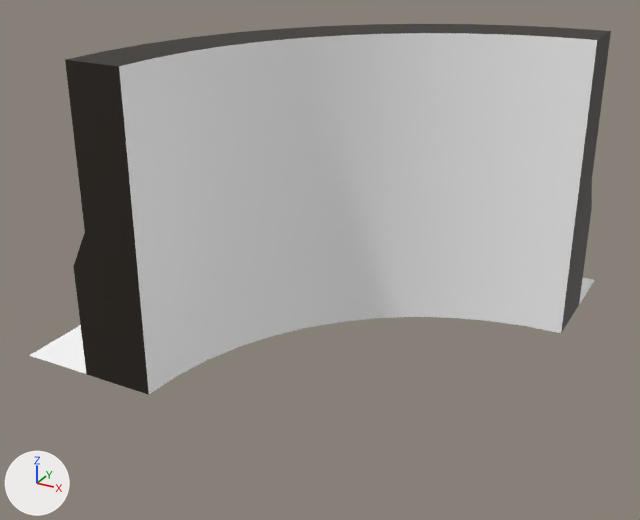
An edit to the FBX model Assets/Art/Environment/Containing/Models/Env_Ctn_Wall_Curved_Large_CW.fbx, drawn before and after from the same camera.
Rendered twice from a 50 mm lens placed at (3.16, -3.57, 2.93), pointed at (0.5, 1.26, 0.52). Every picture has the same lights, and +X, +Y and +Z are marked at lower left. Where no turn or scale is listed for an object, it has been applied to the vertices.

The first picture shows 'Floor_Curved_Large', 'Wall_Curved_Large', 'Wall_Curved_Large_Top'.
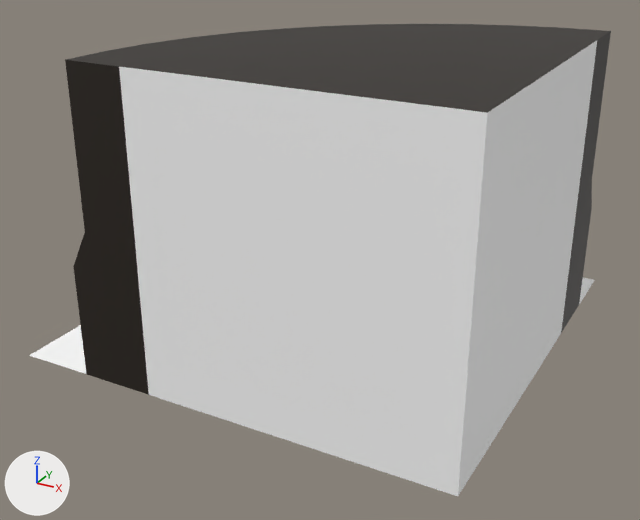
Boxes (x1, y1, x2, y2) around the edits, measured in the pictures (640 x 520 px):
'Wall_Curved_Large_Top_Fill', shown: after (119, 33, 597, 323)
'Wall_Curved_Large_Fill', shown: after (135, 197, 578, 496)
'Wall_Curved_Large_Top', unchanged, covered by the edit: (65, 24, 611, 244) in both
'Wall_Curved_Large', unchanged, covered by the edit: (73, 181, 592, 395) in both

Patch to the scene script:
```diff
--- a/Assets/Art/Environment/Containing/Models/Env_Ctn_Wall_Curved_Large_CW.fbx.py
+++ b/Assets/Art/Environment/Containing/Models/Env_Ctn_Wall_Curved_Large_CW.fbx.py
@@ ob_wall_curved_large_top_fill @@
 ob_wall_curved_large_top_fill.location = (0.0, 0.0, 0.0)
-ob_wall_curved_large_top_fill.hide_viewport = True
@@ ob_wall_curved_large_fill @@
 ob_wall_curved_large_fill.location = (0.0, 0.0, 0.0)
-ob_wall_curved_large_fill.hide_viewport = True
```
